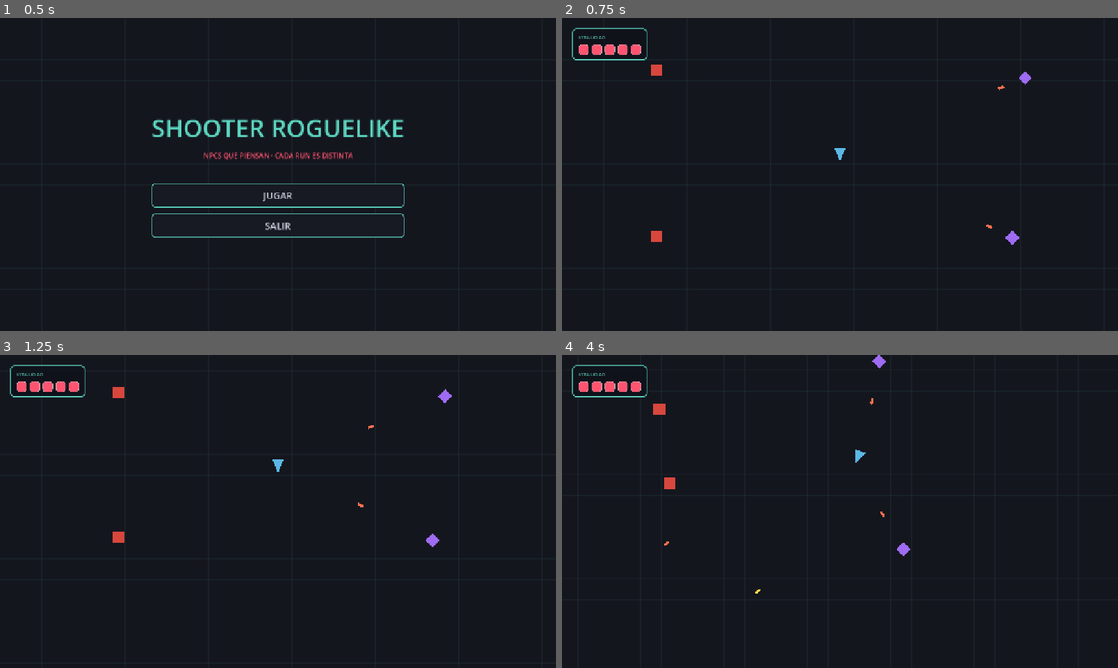
Above: before the commit, frames 1-4 (two rows, left to right).
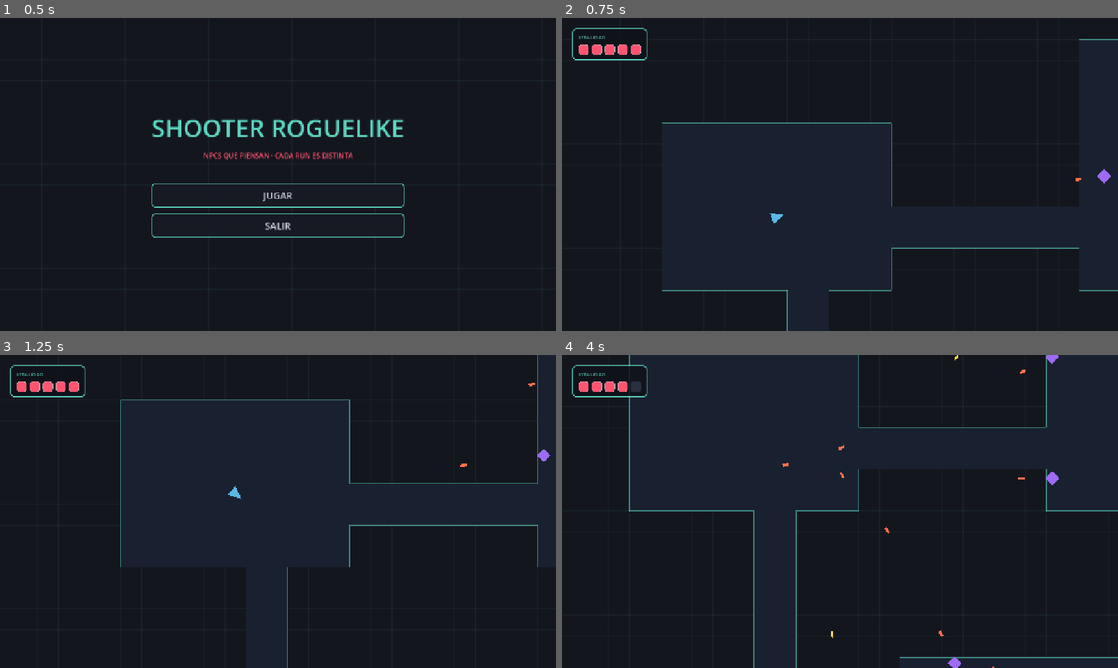
Above: after the commit, the same moments.

Repository: Im-diegollull/Shooter-Roguelike
Game: Godot game, scene res://scenes/ui/MainMenu.tscn
Two runs of this game, one before a commit and one after it. Both use one fixed random seed, a clock stepped at 60 frames per second and the inputs below.
Inputs (mouse positions are in pixels of both pictures, inside the frame that each line leads up to):
- Up to frame 1 (0.5 s): no input
- Up to frame 2 (0.75 s): click "JUGAR" at 0.5 s
- Up to frame 3 (1.25 s): no input
- Up to frame 4 (4 s): tap Enter at 1.25 s; move the mouse to (962, 495) at 1.27 s; press the mouse at (962, 495) at 1.28 s; hold D (move_right) 1.28-2.03 s; move the mouse to (728, 527) at 2.02 s; release the mouse at (728, 527) at 2.03 s; hold S (move_down) 2.03-2.78 s; click (728, 527) at 2.1 s; move the mouse to (895, 442) at 2.77 s; press the mouse at (895, 442) at 2.78 s; hold D (move_right) 2.78-3.53 s; tap R at 2.85 s; move the mouse to (812, 574) at 3.52 s; release the mouse at (812, 574) at 3.53 s; hold W (move_up) from 3.53 s (still down); click (812, 574) at 3.6 s

Frame 1 is identical in both runs. In frame 2, 1.1% of the frame differs, in the area x 16-100%, y 6-100%; in frame 3, 1.0%; in frame 4, 1.6%, in the area x 12-100%, y 0-100%.

Commit message:
feat: generación procedural de mazmorra con BSP (salas, pasillos y muros)

Diff:
--- a/scenes/enemies/Enemy.tscn
+++ b/scenes/enemies/Enemy.tscn
@@ -7,7 +7,7 @@
 
 [node name="Enemy" type="CharacterBody2D"]
 collision_layer = 2
-collision_mask = 1
+collision_mask = 17
 script = ExtResource("1_chaser")
 
 [node name="Body" type="Polygon2D" parent="."]
--- a/scenes/enemies/RangedEnemy.tscn
+++ b/scenes/enemies/RangedEnemy.tscn
@@ -7,7 +7,7 @@
 
 [node name="RangedEnemy" type="CharacterBody2D"]
 collision_layer = 2
-collision_mask = 1
+collision_mask = 17
 script = ExtResource("1_ranged")
 move_speed = 90.0
 max_health = 2
--- a/scenes/world/Main.tscn
+++ b/scenes/world/Main.tscn
@@ -1,31 +1,19 @@
-[gd_scene load_steps=6 format=3 uid="uid://bshooter0main0"]
+[gd_scene load_steps=5 format=3 uid="uid://bshooter0main0"]
 
 [ext_resource type="Script" path="res://scenes/world/GridBackground.gd" id="1_grid"]
-[ext_resource type="PackedScene" uid="uid://bshplayer0001" path="res://scenes/player/Player.tscn" id="2_player"]
-[ext_resource type="PackedScene" uid="uid://bshenemy0001" path="res://scenes/enemies/Enemy.tscn" id="3_enemy"]
-[ext_resource type="PackedScene" uid="uid://bshenemyranged01" path="res://scenes/enemies/RangedEnemy.tscn" id="4_ranged"]
-[ext_resource type="PackedScene" uid="uid://bshhud0001" path="res://scenes/ui/HUD.tscn" id="5_hud"]
+[ext_resource type="Script" path="res://scripts/generation/LevelGenerator.gd" id="2_level"]
+[ext_resource type="PackedScene" uid="uid://bshplayer0001" path="res://scenes/player/Player.tscn" id="3_player"]
+[ext_resource type="PackedScene" uid="uid://bshhud0001" path="res://scenes/ui/HUD.tscn" id="4_hud"]
 
 [node name="Main" type="Node2D"]
 
 [node name="GridBackground" type="Node2D" parent="."]
 script = ExtResource("1_grid")
 
-[node name="Player" parent="." instance=ExtResource("2_player")]
+[node name="Level" type="Node2D" parent="."]
+script = ExtResource("2_level")
+
+[node name="Player" parent="." instance=ExtResource("3_player")]
 position = Vector2(640, 360)
 
-[node name="Enemies" type="Node2D" parent="."]
-
-[node name="Enemy" parent="Enemies" instance=ExtResource("3_enemy")]
-position = Vector2(200, 160)
-
-[node name="Enemy2" parent="Enemies" instance=ExtResource("3_enemy")]
-position = Vector2(200, 560)
-
-[node name="RangedEnemy" parent="Enemies" instance=ExtResource("4_ranged")]
-position = Vector2(1080, 180)
-
-[node name="RangedEnemy2" parent="Enemies" instance=ExtResource("4_ranged")]
-position = Vector2(1050, 560)
-
-[node name="HUD" parent="." instance=ExtResource("5_hud")]
+[node name="HUD" parent="." instance=ExtResource("4_hud")]
--- /dev/null
+++ b/scripts/generation/LevelGenerator.gd
@@ -0,0 +1,254 @@
+class_name LevelGenerator
+extends Node2D
+
+## Generación procedural de mazmorra con BSP (Binary Space Partitioning).
+## Parte el grid en hojas, crea una sala por hoja y conecta salas hermanas
+## con pasillos en L. Construye muros con colisión y dibuja el resultado.
+
+const CHASER_SCENE: PackedScene = preload("res://scenes/enemies/Enemy.tscn")
+const RANGED_SCENE: PackedScene = preload("res://scenes/enemies/RangedEnemy.tscn")
+
+## Layer 5 (valor 16) reservada para el entorno/muros.
+const WALLS_LAYER: int = 16
+
+@export var tile_size: int = 48
+@export var grid_width: int = 64
+@export var grid_height: int = 44
+## Una hoja deja de partirse cuando sus dos lados caben por debajo de esto.
+@export var min_leaf_size: int = 13
+@export var max_leaf_size: int = 24
+## Tamaño mínimo de sala en tiles.
+@export var room_min: int = 6
+## Pasillos de 2 tiles de ancho.
+@export var corridor_width: int = 2
+## Rango de enemigos por sala (la sala de inicio nunca tiene).
+@export var enemies_per_room_min: int = 1
+@export var enemies_per_room_max: int = 3
+
+var rooms: Array[Rect2i] = []
+
+var _rng := RandomNumberGenerator.new()
+var _floor: PackedByteArray
+var _enemies_root: Node2D
+
+# --- Hoja del árbol BSP ---
+class Leaf:
+	var x: int
+	var y: int
+	var w: int
+	var h: int
+	var left: Leaf = null
+	var right: Leaf = null
+	var room: Rect2i = Rect2i()
+
+	func _init(px: int, py: int, pw: int, ph: int) -> void:
+		x = px
+		y = py
+		w = pw
+		h = ph
+
+func _ready() -> void:
+	_rng.randomize()
+	generate()
+	_build_walls()
+	_draw_ready()
+	_place_player()
+	_spawn_enemies()
+
+# --- Generación ---
+
+func generate() -> void:
+	rooms.clear()
+	_floor = PackedByteArray()
+	_floor.resize(grid_width * grid_height)  # inicializado a 0 (roca)
+
+	# Se deja un borde de 1 tile para que el muro exterior siempre exista.
+	var root := Leaf.new(1, 1, grid_width - 2, grid_height - 2)
+	_split(root)
+	_create_rooms(root)
+	_connect(root)
+
+func _split(leaf: Leaf) -> void:
+	# Si ya es lo bastante pequeña, hay una probabilidad de parar (variedad).
+	if leaf.w <= max_leaf_size and leaf.h <= max_leaf_size and _rng.randf() < 0.25:
+		return
+
+	# Orientación: partir por el lado más largo si hay clara diferencia.
+	var split_horizontal: bool
+	if leaf.w > leaf.h * 1.25:
+		split_horizontal = false
+	elif leaf.h > leaf.w * 1.25:
+		split_horizontal = true
+	else:
+		split_horizontal = _rng.randf() < 0.5
+
+	var extent: int = leaf.h if split_horizontal else leaf.w
+	var max_split: int = extent - min_leaf_size
+	if max_split <= min_leaf_size:
+		return  # demasiado pequeña para partir respetando el mínimo
+
+	var cut: int = _rng.randi_range(min_leaf_size, max_split)
+	if split_horizontal:
+		leaf.left = Leaf.new(leaf.x, leaf.y, leaf.w, cut)
+		leaf.right = Leaf.new(leaf.x, leaf.y + cut, leaf.w, leaf.h - cut)
+	else:
+		leaf.left = Leaf.new(leaf.x, leaf.y, cut, leaf.h)
+		leaf.right = Leaf.new(leaf.x + cut, leaf.y, leaf.w - cut, leaf.h)
+
+	_split(leaf.left)
+	_split(leaf.right)
+
+func _create_rooms(leaf: Leaf) -> void:
+	if leaf.left != null or leaf.right != null:
+		if leaf.left != null:
+			_create_rooms(leaf.left)
+		if leaf.right != null:
+			_create_rooms(leaf.right)
+		return
+
+	# Hoja terminal: se coloca una sala con margen aleatorio dentro de ella.
+	var rw: int = mini(_rng.randi_range(room_min, leaf.w - 2), leaf.w - 2)
+	var rh: int = mini(_rng.randi_range(room_min, leaf.h - 2), leaf.h - 2)
+	var rx: int = leaf.x + _rng.randi_range(1, maxi(1, leaf.w - rw - 1))
+	var ry: int = leaf.y + _rng.randi_range(1, maxi(1, leaf.h - rh - 1))
+	var room := Rect2i(rx, ry, rw, rh)
+	leaf.room = room
+	rooms.append(room)
+	_carve_rect(room)
+
+func _connect(leaf: Leaf) -> void:
+	if leaf.left == null or leaf.right == null:
+		return
+	_connect(leaf.left)
+	_connect(leaf.right)
+	_carve_corridor(_room_center(leaf.left), _room_center(leaf.right))
+
+func _room_center(leaf: Leaf) -> Vector2i:
+	if leaf.room.size != Vector2i.ZERO:
+		return leaf.room.position + leaf.room.size / 2
+	if leaf.left != null:
+		return _room_center(leaf.left)
+	return _room_center(leaf.right)
+
+# --- Tallado ---
+
+func _carve_rect(r: Rect2i) -> void:
+	for xx in range(r.position.x, r.position.x + r.size.x):
+		for yy in range(r.position.y, r.position.y + r.size.y):
+			_set_floor(xx, yy)
+
+func _carve_corridor(a: Vector2i, b: Vector2i) -> void:
+	var x: int = a.x
+	var y: int = a.y
+	while x != b.x:
+		_carve_thick(x, y, true)
+		x += signi(b.x - x)
+	while y != b.y:
+		_carve_thick(x, y, false)
+		y += signi(b.y - y)
+	_carve_thick(b.x, b.y, false)
+
+func _carve_thick(x: int, y: int, horizontal: bool) -> void:
+	# Ensancha el pasillo perpendicular a su dirección de avance.
+	for offset in range(corridor_width):
+		if horizontal:
+			_set_floor(x, y + offset)
+		else:
+			_set_floor(x + offset, y)
+
+func _set_floor(x: int, y: int) -> void:
+	if x < 0 or x >= grid_width or y < 0 or y >= grid_height:
+		return
+	_floor[y * grid_width + x] = 1
+
+func _is_floor(x: int, y: int) -> bool:
+	if x < 0 or x >= grid_width or y < 0 or y >= grid_height:
+		return false
+	return _floor[y * grid_width + x] == 1
+
+# --- Muros con colisión ---
+
+func _build_walls() -> void:
+	var body := StaticBody2D.new()
+	body.name = "Walls"
+	body.collision_layer = WALLS_LAYER
+	body.collision_mask = 0
+	add_child(body)
+
+	# Un tile es muro si es roca y toca suelo por algún lado (contorno cerrado).
+	for y in grid_height:
+		for x in grid_width:
+			if _is_floor(x, y) or not _touches_floor(x, y):
+				continue
+			var shape := CollisionShape2D.new()
+			var rect := RectangleShape2D.new()
+			rect.size = Vector2(tile_size, tile_size)
+			shape.shape = rect
+			shape.position = Vector2((x + 0.5) * tile_size, (y + 0.5) * tile_size)
+			body.add_child(shape)
+
+func _touches_floor(x: int, y: int) -> bool:
+	for dy in range(-1, 2):
+		for dx in range(-1, 2):
+			if dx == 0 and dy == 0:
+				continue
+			if _is_floor(x + dx, y + dy):
+				return true
+	return false
+
+# --- Colocación de entidades ---
+
+func _place_player() -> void:
+	var player: Node2D = get_tree().get_first_node_in_group("player")
+	if player == null or rooms.is_empty():
+		return
+	player.global_position = _tile_center(rooms[0].position + rooms[0].size / 2)
+
+func _spawn_enemies() -> void:
+	_enemies_root = Node2D.new()
+	_enemies_root.name = "Enemies"
+	add_child(_enemies_root)
+
+	# La sala 0 es el spawn del jugador: se deja despejada.
+	for i in range(1, rooms.size()):
+		var room := rooms[i]
+		var count := _rng.randi_range(enemies_per_room_min, enemies_per_room_max)
+		for _n in count:
+			var scene := RANGED_SCENE if _rng.randf() < 0.4 else CHASER_SCENE
+			var enemy: Node2D = scene.instantiate()
+			var tx := _rng.randi_range(room.position.x + 1, room.position.x + room.size.x - 2)
+			var ty := _rng.randi_range(room.position.y + 1, room.position.y + room.size.y - 2)
+			enemy.global_position = _tile_center(Vector2i(tx, ty))
+			_enemies_root.add_child(enemy)
+
+func _tile_center(tile: Vector2i) -> Vector2:
+	return Vector2((tile.x + 0.5) * tile_size, (tile.y + 0.5) * tile_size)
+
+# --- Dibujo (estética Tron: suelo tenue + contorno neón) ---
+
+@export var floor_color: Color = Color(0.10, 0.13, 0.19, 1.0)
+@export var wall_edge_color: Color = Color(0.36, 0.84, 0.75, 0.55)
+@export var edge_width: float = 2.0
+
+func _draw_ready() -> void:
+	queue_redraw()
+
+func _draw() -> void:
+	if _floor.is_empty():
+		return
+	var t := float(tile_size)
+	for y in grid_height:
+		for x in grid_width:
+			if not _is_floor(x, y):
+				continue
+			var origin := Vector2(x * t, y * t)
+			draw_rect(Rect2(origin, Vector2(t, t)), floor_color)
+			# Contorno neón donde el suelo linda con roca.
+			if not _is_floor(x - 1, y):
+				draw_line(origin, origin + Vector2(0, t), wall_edge_color, edge_width)
+			if not _is_floor(x + 1, y):
+				draw_line(origin + Vector2(t, 0), origin + Vector2(t, t), wall_edge_color, edge_width)
+			if not _is_floor(x, y - 1):
+				draw_line(origin, origin + Vector2(t, 0), wall_edge_color, edge_width)
+			if not _is_floor(x, y + 1):
+				draw_line(origin + Vector2(0, t), origin + Vector2(t, t), wall_edge_color, edge_width)
Not shown, added: scripts/generation/LevelGenerator.gd.uid
